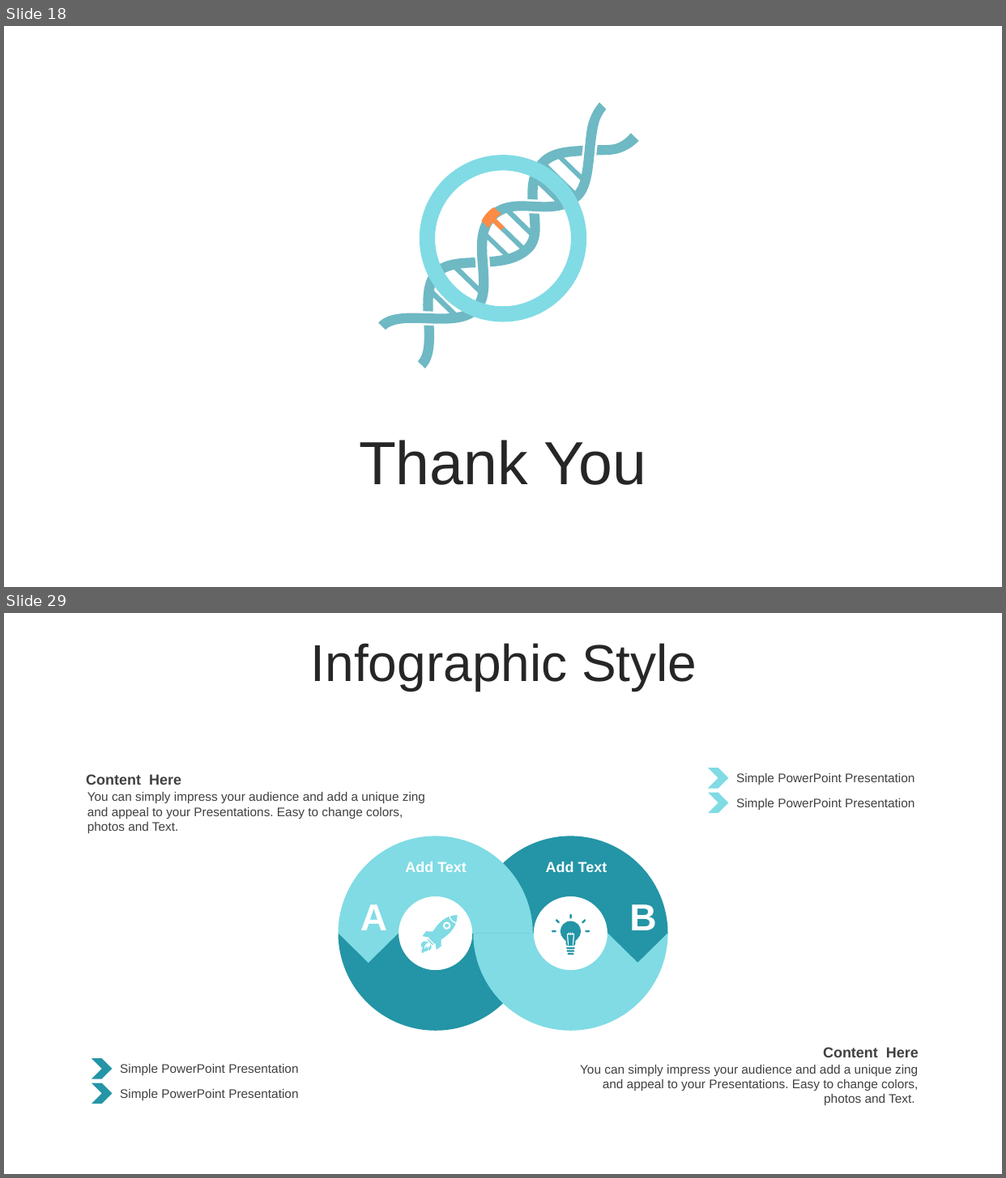
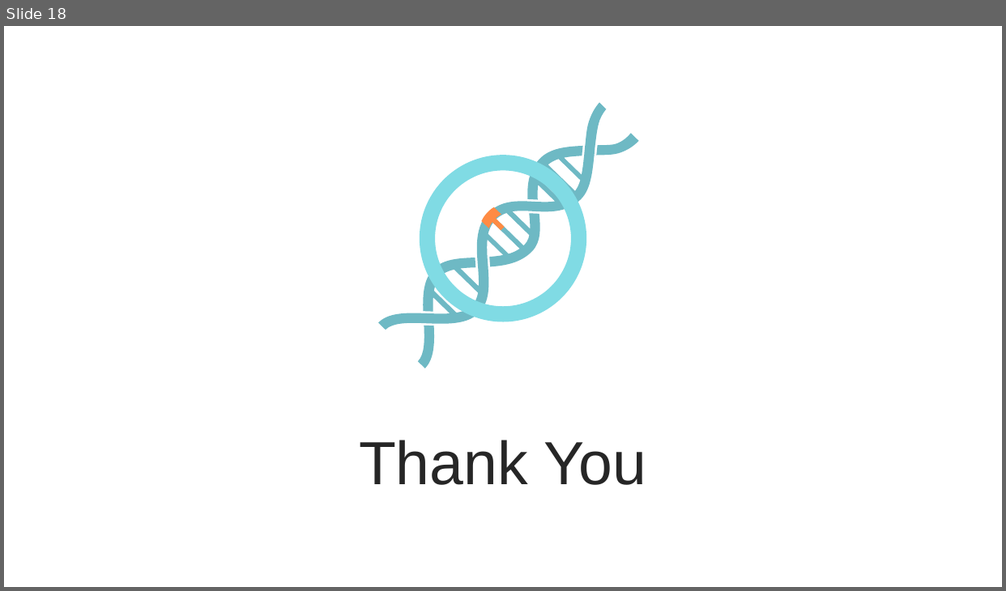
Before and after one commit to jokesire/CSCI4314_FinalProject, a slide deck: Presentation1.pptx. Shown one above the other, each under a label of ours: slides 18 and 29 before the commit, slide 18 after it; the slides between them are not shown. The pictures are 1006x1178 and 1006x591 pixels, drawn with LibreOffice and Linux fonts; fonts in the diff are those of the drawing. Boxes give left, top, right and bottom in pixels: in the first picture for what was removed or moved away, otherwise in the second. Text is boxed around its words. In the diff, an @@ line names an element or a change of style, - is before the commit and + after.

```diff
--- a/Presentation1.pptx
+++ b/Presentation1.pptx
@@ slide 29 removed at [4,613,1002,1174], background #FFFFFF @@
@@ text removed at [311,643,697,690] @@
-Infographic Style
@@ text removed at [86,774,181,785] @@
-Content Here
@@ text removed at [87,792,425,833] @@
-You can simply impress your audience and add a unique zing and appeal to your Presentations. Easy to change colors, photos and Text.
@@ group removed at [708,768,914,814]: 2 chevrons, 2 texts @@
-Simple PowerPoint Presentation
-Simple PowerPoint Presentation
@@ arch (boxed as its full ring) removed at [338,836,533,1031] @@
@@ arch (boxed as its full ring) removed at [338,836,533,1031] @@
@@ arch (boxed as its full ring) removed at [473,836,668,1031] @@
@@ arch (boxed as its full ring) removed at [473,836,668,1031] @@
@@ text removed at [405,862,467,872] @@
-Add Text
@@ text removed at [546,862,607,872] @@
-Add Text
@@ text removed at [360,905,387,931] @@
-A
@@ freeform shape removed at [413,908,465,960] @@
@@ freeform shape removed at [552,914,590,956] @@
@@ text removed at [629,905,656,931] @@
-B
@@ triangle removed at [338,934,398,964] @@
@@ triangle removed at [607,933,668,963] @@
@@ text removed at [823,1047,918,1058] @@
-Content Here
@@ text removed at [580,1065,918,1105] @@
-You can simply impress your audience and add a unique zing and appeal to your Presentations. Easy to change colors, photos and Text.
@@ group removed at [91,1059,298,1104]: 2 chevrons, 2 texts @@
-Simple PowerPoint Presentation
-Simple PowerPoint Presentation
```
Also in this commit, not shown: 10 other slides removed, 2 other files.
